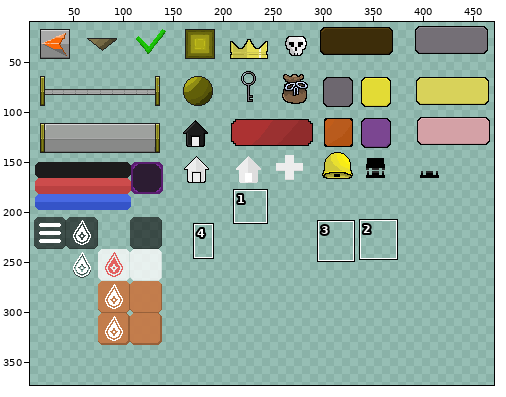
Sprite sheet: Assets/2. Sprites/UI/UI_1.png. Above: a wide view before the commit, with the close-up outlined.
Close-up. Before the edit:
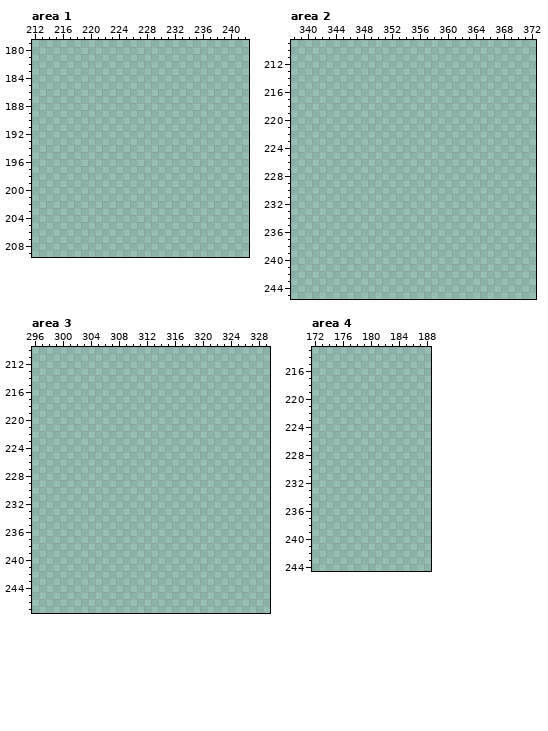
The file is 500x500 pixels. Colours within 5 levels of each other are drawn and written as one. Shown: area 1: x 212..242, y 179..209; area 2: x 338..372, y 209..245; area 3: x 296..329, y 210..247; area 4: x 172..188, y 213..244. The old version is drawn lined up with the new one. The wide view leaves out empty margins. The commit also changed other parts of the picture, which this record leaves out.
Palette (. is transparent): 
New version:
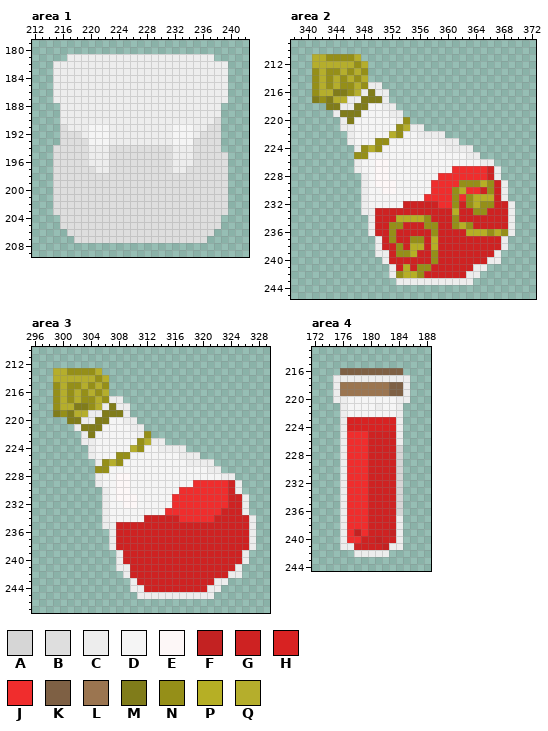
Colours new in this view: A #d6d6d6  B #dedede  C #ededed  D #f5f5f5  E #fdf7f7  F #c32222  G #ce2222  H #d82222  J #f02d2d  K #7e6044  L #9b7550  M #807c1a  N #958f18  P #b6af25  Q #b5ae2c
Changes in this commit:
drawings rearranged on the sheet (the old picture shows each at its new place; 1 dropped ones are not shown)
Changed rows in their new state; - is an unchanged pixel.
Area 1:
first column x 215:
181 --CCCCCCCCCCCCCCCCCCCCC--
182 CCCCCCCCCCCCCCCCCCCCCCCCC
183 CCCCCCCCCCCCCCCCCCCCCCCCC
184 CCCCCCCCCCCCCCCCCCCCCCCCC
185 CCCCCCCCCCCCCCCCCCCCCCCCC
186 CCCCCCCCCCCCCCCCCCCCCCCCC
187 CCCCCCCCCCCCCCCCCCCCCCCCC
188 -CCCCCCCCCCCCCCCCCCCCCCC-
189 -CCCCCCCCCCCCCCCCCCCCCCC-
190 -CCCCCCCCCCCCCCCCCCCCCCB-
191 -BCCCDDDCCCCCCCCCDDDCCBB-
192 -BBBCDDDCCCCCCCCCDDDCBBB-
193 -BBBBDDDCCCCCCCCCDDDBBBB-
194 BBBBBCCCBBBBBBBBBCCCBBBB-
195 BBBBBCCCBBBBBBBBBCCCBBBBB
196 BBBBBCCCBBBBBBBBBCCCBBBBB
197 BBBBBBCCBBBBBBBBBCCBBBBBB
198 BBBBBBBBBBBBBBBBBBBBBBBBB
199 BBBBBBBBBBBBBBBBBBBBBBBBB
200 BBBBBBBBBBBBBBBBBBBBBBBBB
201 BBBBBBBBBBBBBBBBBBBBBBBBB
202 BBBBBBBBBBBBBBBBBBBBBBBBB
203 BBBBBBBBBBBBBBBBBBBBBBBBB
204 -BBBBBBBBBBBBBBBBBBBBBBB-
205 -BBBBBBBBBBBBBBBBBBBBBBB-
206 --BBBBBBBBBBBBBBBBBBBBB--
207 ---BBBBBBBBBBBBBBBBBBB---
Area 2:
first column x 341:
211 QQNNNNQ----------------------
212 QQQQQQNQ---------------------
213 NQNNQNQN---------------------
214 NQNQNQNQ---------------------
215 NQNQNNQNCC-------------------
216 NQQMMNQCMCC------------------
217 MNMQQCCMMMC------------------
218 --MMCCMMDDCC-----------------
219 ---CMMMDDDDCC----------------
220 ----CMDDDDDDCN---------------
221 ----CCDDDDDDNQCC-------------
222 -----CDDDDDQNDDCCCC----------
223 -----CDDDNNDDDDDDDCCC--------
224 ------CNQNDDDDDDDDDCCCC------
225 ------NNDDDDDDDDDDDDDDCC-----
226 ------CDDEEDDDDDDDDDDDDDCC---
227 ------CDDEEDDDDDDDDDJJJJJGC--
228 -------CDEEDDDDDDDJJJJJJJGC--
229 -------CDEEEDDDDDJJJJNNNPNGC-
230 -------CDDEEDDDDDJJJNPJJGNGC-
231 -------CDDDDDDDDJJJJNJNPPPGC-
232 -------CDDDDDGGGGGJJNGNPNNGGC
233 -------CCGGGGGGGGGGGPGGNNGGGC
234 --------CGGGPPPPNGGGNGGGGGGGC
235 --------CGGNNGGGNNGGNPNGGGGGC
236 --------CGGNGGGGGNGGGGPPPNPNC
237 ---------CGNGGNNGPGGGGGGGGGC-
238 ---------CGGNGPPGPGGGGGGGGGC-
239 ---------CCGNNPGGNGGGGGGGGC--
240 ----------CGGGGGGNGGGGGGGCC--
241 -----------CGPGNNGGGGGGCC----
242 -----------CNPPNGGGGGGCC-----
243 ------------CCCCCCCCCCC------
Area 3:
first column x 299:
213 QQNNNNQ----------------------
214 QQQQQQNQ---------------------
215 NQNNQNQN---------------------
216 NQNQNQNQ---------------------
217 NQNQNNQNCC-------------------
218 NQQMMNQCMCC------------------
219 MNMQQCCMMMC------------------
220 --MMCCMMDDCC-----------------
221 ---CMMMDDDDCC----------------
222 ----CMDDDDDDCN---------------
223 ----CCDDDDDDNQCC-------------
224 -----CDDDDDQNDDCCCC----------
225 -----CDDDNNDDDDDDDCCC--------
226 ------CNQNDDDDDDDDDCCCC------
227 ------NNDDDDDDDDDDDDDDCC-----
228 ------CDDEEDDDDDDDDDDDDDCC---
229 ------CDDEEDDDDDDDDDJJJJJGC--
230 -------CDEEDDDDDDDJJJJJJJGC--
231 -------CDEEEDDDDDJJJJJJJJGGC-
232 -------CDDEEDDDDDJJJJJJJJGGC-
233 -------CDDDDDDDDJJJJJJJJGGGC-
234 -------CDDDDDGGGGGJJJJJGGGGGC
235 -------CCGGGGGGGGGGGGGGGGGGGC
236 --------CGGGGGGGGGGGGGGGGGGGC
237 --------CGGGGGGGGGGGGGGGGGGGC
238 --------CGGGGGGGGGGGGGGGGGGGC
239 ---------CGGGGGGGGGGGGGGGGGC-
240 ---------CGGGGGGGGGGGGGGGGGC-
241 ---------CCGGGGGGGGGGGGGGGC--
242 ----------CGGGGGGGGGGGGGGCC--
243 -----------CGGGGGGGGGGGCC----
244 -----------CCGGGGGGGGGCC-----
245 ------------CCCCCCCCCCC------
Area 4:
first column x 175:
216 -KKKKKKKKK-
217 CCCCCCCCCCC
218 CLLLLLLLKKC
219 CLLLLLLLKKC
220 CCDDDDDDDCC
221 -CDDDDCDDC-
222 -CDDDDDDDC-
223 -CHHHHHHHC-
224 -CHHHHHHHC-
225 -CJJJGGGGC-
226 -CJJJGGGGC-
227 -CJJJGGGGA-
228 -CJJJGGGGA-
229 -CJJJGGGGA-
230 -CJJJGGGGA-
231 -CJJJGGGGA-
232 -CJJJGGGGA-
233 -CJJJGGGGA-
234 -CJJJGGGGA-
235 -CJJJGGGGA-
236 -CJJJGGGGA-
237 -CJJJGGGGC-
238 -CJJJGGGGC-
239 -CJFJGGGFC-
240 -CJJGGFGGC-
241 -CCGGGGFCC-
242 ---CCCCC---
Pixel boxes of the changes (left, top, right, bottom) in both close-ups:
added: (53, 54, 228, 243)
added: (312, 54, 515, 285)
added: (53, 368, 256, 599)
added: (333, 368, 410, 557)
